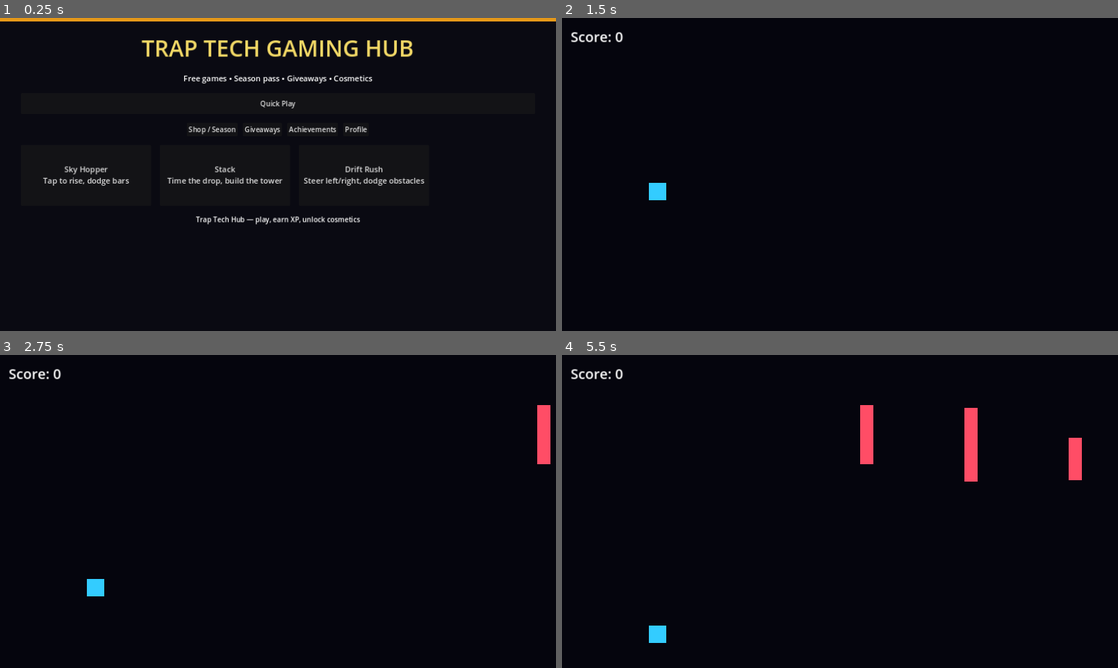
Above: before the commit, frames 1-4 (two rows, left to right).
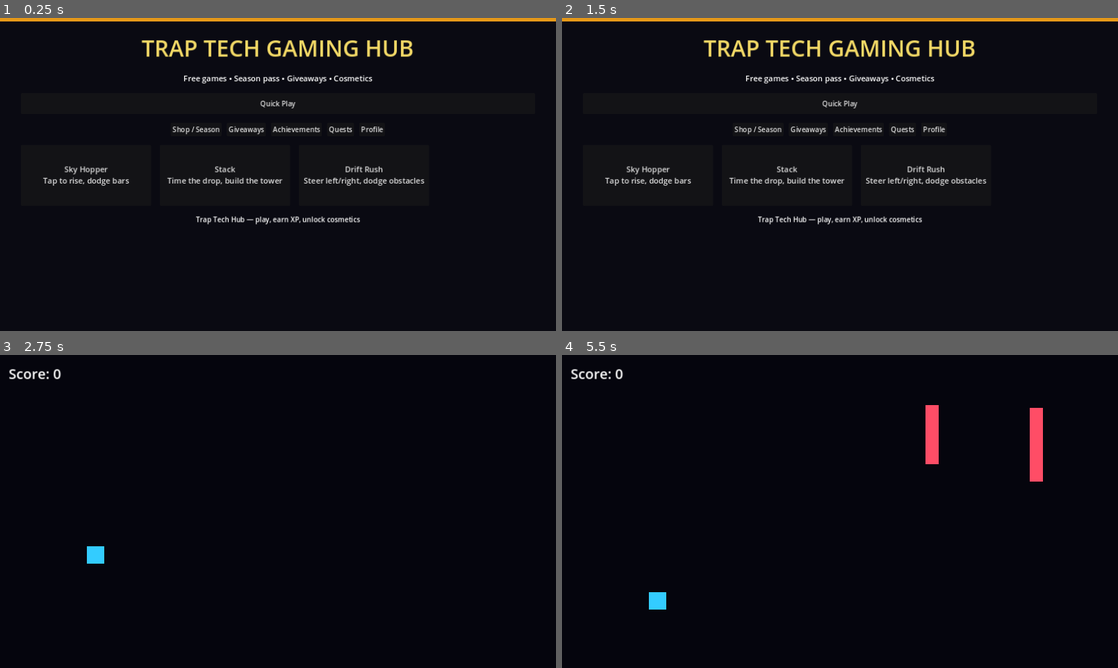
Above: after the commit, the same moments.

Repository: TheTavern001/TrapTech-Gaming-Hub
Game: Godot game, scene res://scenes/hub.tscn
Two runs of this game, one before a commit and one after it. Both use one fixed random seed, a clock stepped at 60 frames per second and the inputs below.
Inputs (mouse positions are in pixels of both pictures, inside the frame that each line leads up to):
- Up to frame 1 (0.25 s): no input
- Up to frame 2 (1.5 s): click (901, 130) at 0.5 s, where only the run after the commit has a clickable "Quests"; click (840, 102) at 1.25 s, where only the run before the commit has a clickable "Quick Play"
- Up to frame 3 (2.75 s): click (278, 439) at 2 s, where only the run after the commit has a clickable "Quick Play"
- Up to frame 4 (5.5 s): tap Enter (ui_accept) at 2.75, 3.02, 3.77, 5.27 s; move the mouse to (962, 495) at 2.77 s; hold Right (ui_right) 2.78-3.53 s; click (962, 495) at 2.92 s; move the mouse to (728, 527) at 3.52 s; hold Left (ui_left) 3.53-4.28 s; click (728, 527) at 3.67 s; move the mouse to (895, 442) at 4.27 s; hold Right (ui_right) from 4.28 s (still down); click (895, 442) at 4.42 s; move the mouse to (812, 574) at 5.02 s; click (812, 574) at 5.17 s

The runs differ from the first frame. In frame 1, 0.5% of the frame differs, in the area x 31-69%, y 34-38%; in frame 2, 4.9%, in the area x 0-100%, y 0-66%; in frame 3, 0.8%; in frame 4, 2.7%.

Commit message:
Add Quests nav button

Diff:
--- a/godot/scripts/hub.gd
+++ b/godot/scripts/hub.gd
@@ -29,12 +29,16 @@
 	var ach_btn = Button.new()
 	ach_btn.text = "Achievements"
 	ach_btn.pressed.connect(func(): get_tree().change_scene_to_file("res://scenes/achievements.tscn"))
+	var quest_btn = Button.new()
+	quest_btn.text = "Quests"
+	quest_btn.pressed.connect(func(): get_tree().change_scene_to_file("res://scenes/quests.tscn"))
 	var profile_btn = Button.new()
 	profile_btn.text = "Profile"
 	profile_btn.pressed.connect(func(): get_tree().change_scene_to_file("res://scenes/profile.tscn"))
 	nav.add_child(shop_btn)
 	nav.add_child(give_btn)
 	nav.add_child(ach_btn)
+	nav.add_child(quest_btn)
 	nav.add_child(profile_btn)
 	$VBox.add_child(nav)
 	$VBox.move_child(nav, 3)
